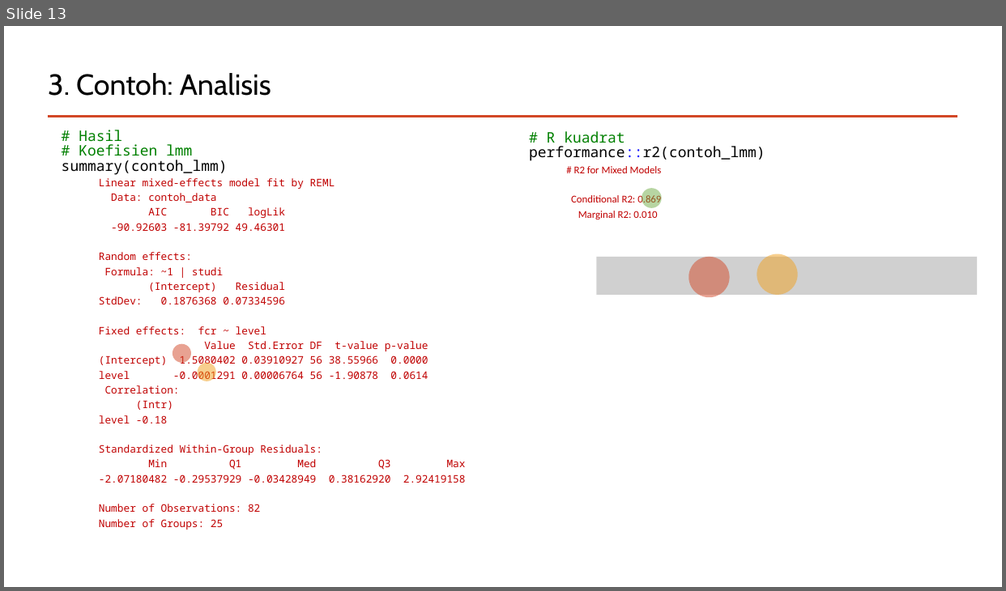
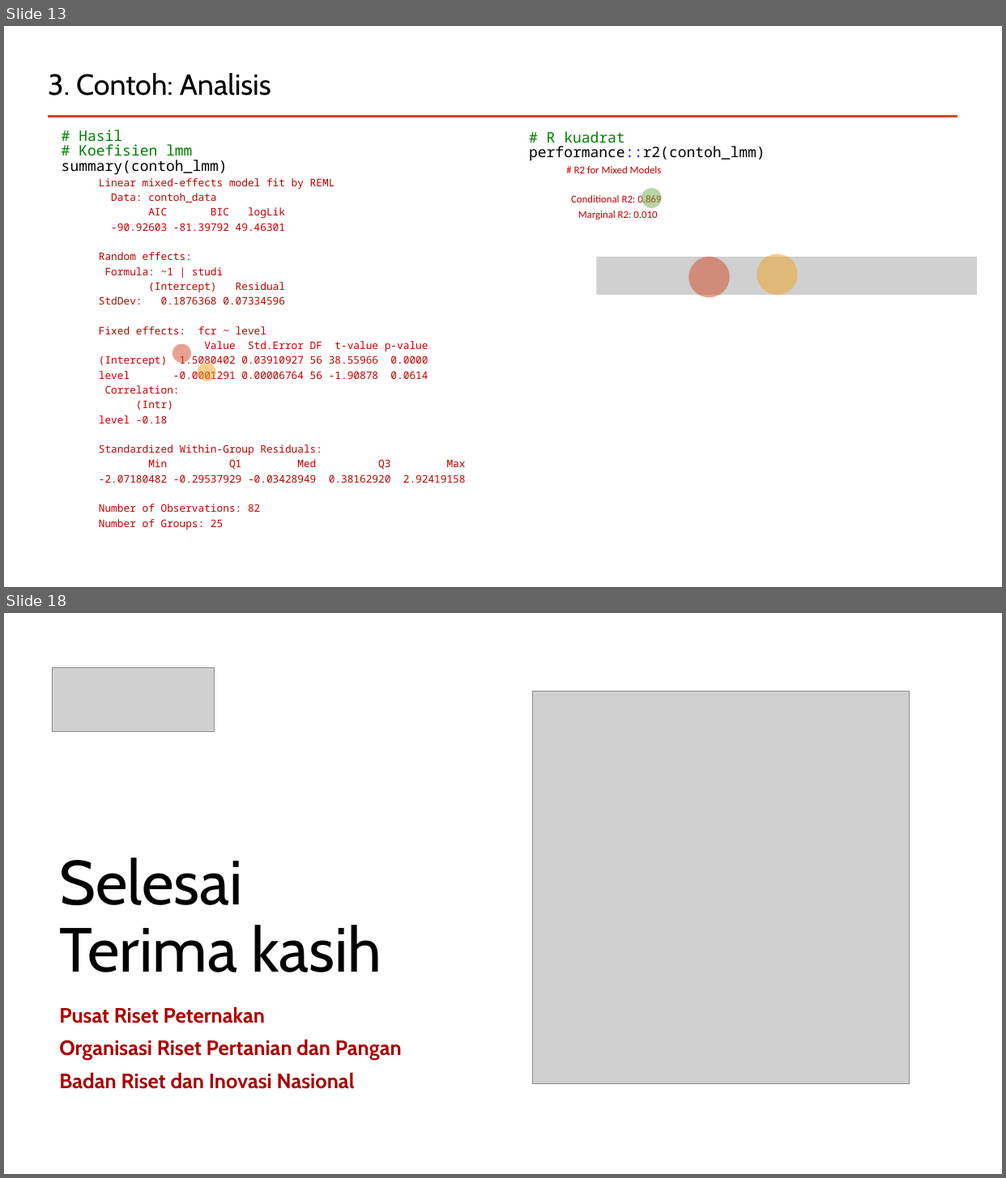
Before and after one commit to mohammad-miftakhus-sholikin/pelatihan-2020-metal, a slide deck: ch3_reference/Presentation_2022__Sholikin.pptx. Shown one above the other, each under a label of ours: slide 13 before the commit, slides 13 and 18 after it; the slides between them are not shown. The pictures are 1006x591 and 1006x1178 pixels, drawn with LibreOffice and Linux fonts; fonts in the diff are those of the drawing; grey boxes stand for pictures. Boxes give left, top, right and bottom in pixels: in the first picture for what was removed or moved away, otherwise in the second. Text is boxed around its words. In the diff, an @@ line names an element or a change of style, - is before the commit and + after.

```diff
--- a/ch3_reference/Presentation_2022__Sholikin.pptx
+++ b/ch3_reference/Presentation_2022__Sholikin.pptx
@@ slide 18 added at (4, 613, 1002, 1174), background #FFFFFF @@
@@ picture added at (53, 667, 215, 731) @@
@@ picture added at (533, 691, 909, 1084) @@
@@ title added at (59, 858, 382, 973), 60 pt, text #000000 @@
+Selesai
+Terima kasih
@@ subtitle added at (59, 1007, 402, 1089), 20 pt, text #AA0000, bold @@
+Pusat Riset Peternakan
+Organisasi Riset Pertanian dan Pangan
+Badan Riset dan Inovasi Nasional
```
Also in this commit, not shown: 8 slides changed, 5 other slides added, 5 other files.
